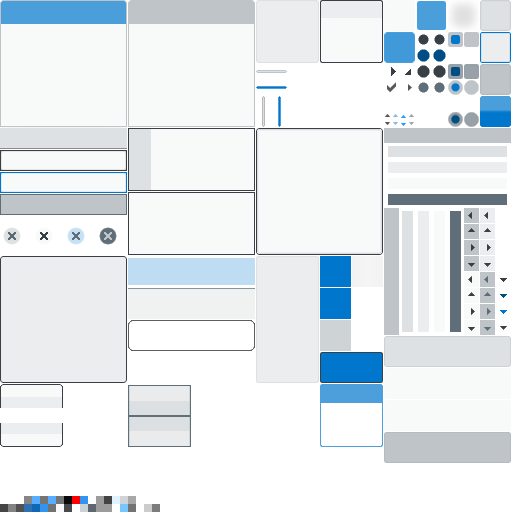
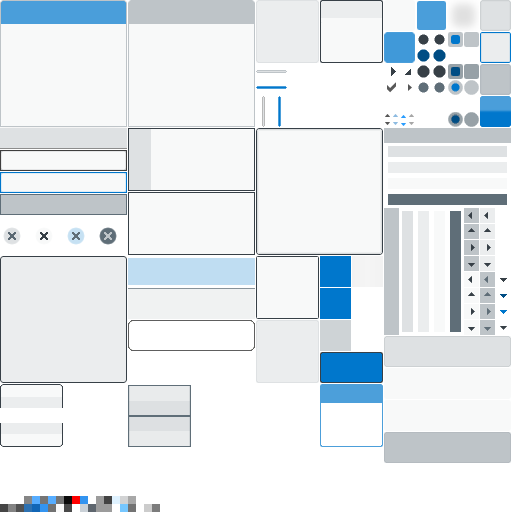
Comparing the layer stacks of the two 512 x 512 images. Changes:
painted on "DefaultSkin.png" over [256, 256, 319, 322]
